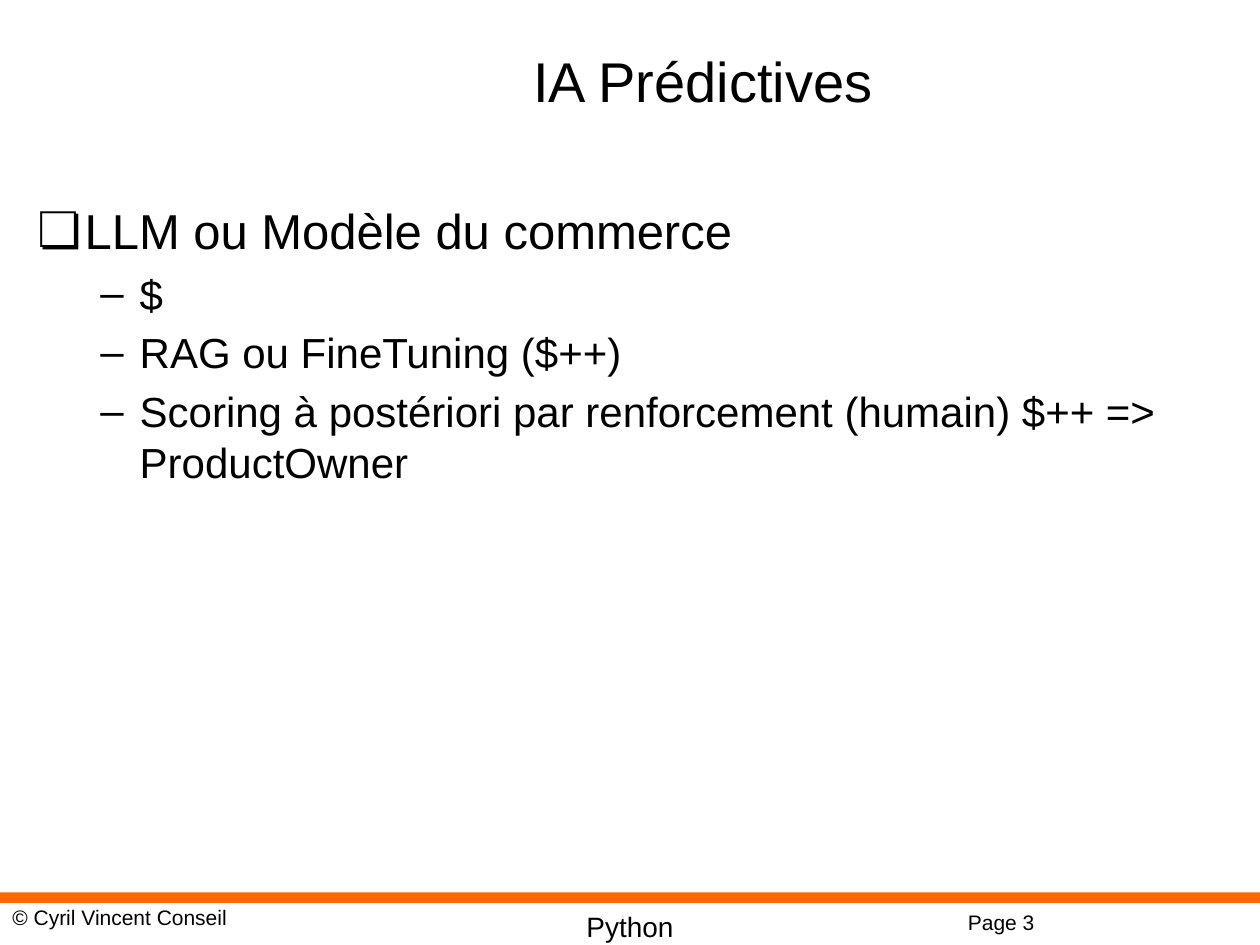
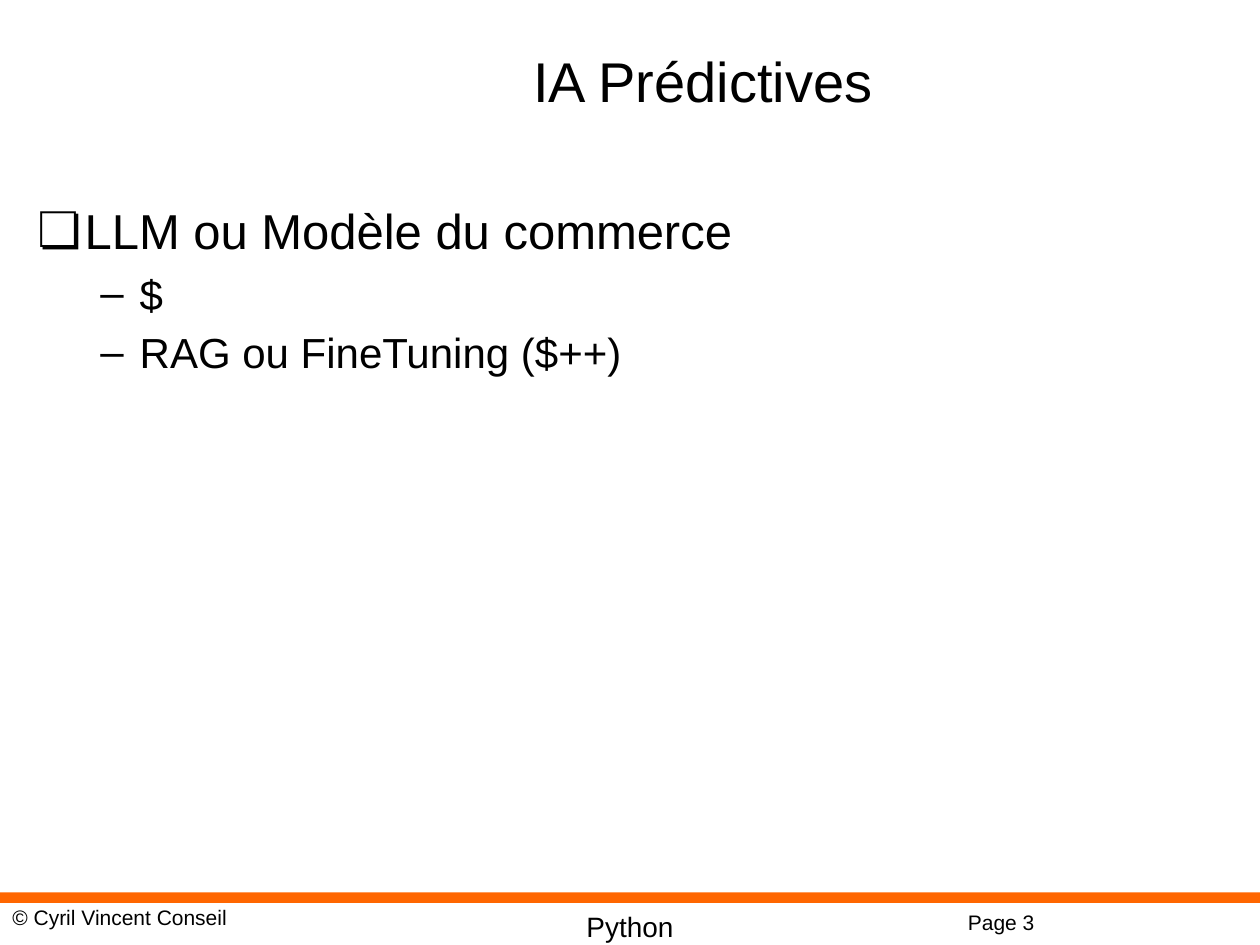
Before and after one commit to cyrilvincent/ia_industrie, a slide deck: slide 3 of ppt/IndusAI13-Project.pptx. Drawn at 1260x945 pixels with LibreOffice and Linux fonts; fonts in the diff are those of the drawing; background and template pictures are left out. Boxes give left, top, right and bottom in pixels: in the first picture for what was removed or moved away, otherwise in the second. Text is boxed around its words. In the diff, an @@ line names an element or a change of style, - is before the commit and + after.

```diff
--- a/ppt/IndusAI13-Project.pptx
+++ b/ppt/IndusAI13-Project.pptx
@@ text at [140, 396, 1011, 479]: paragraph removed @@
-  – Scoring à postériori par renforcement (humain) $++ => ProductOwner
```
Also in this commit, not shown: 3 other files.
